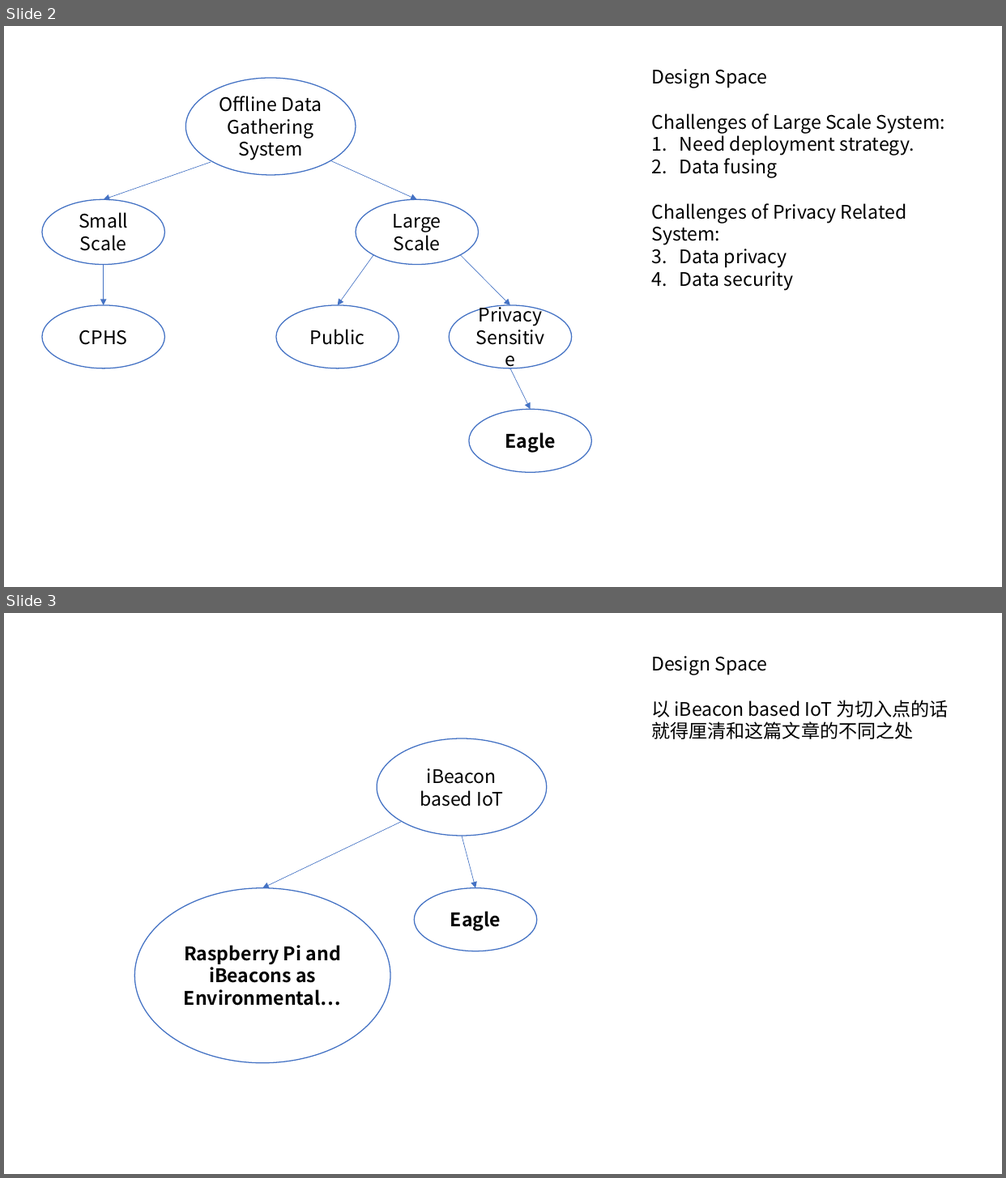
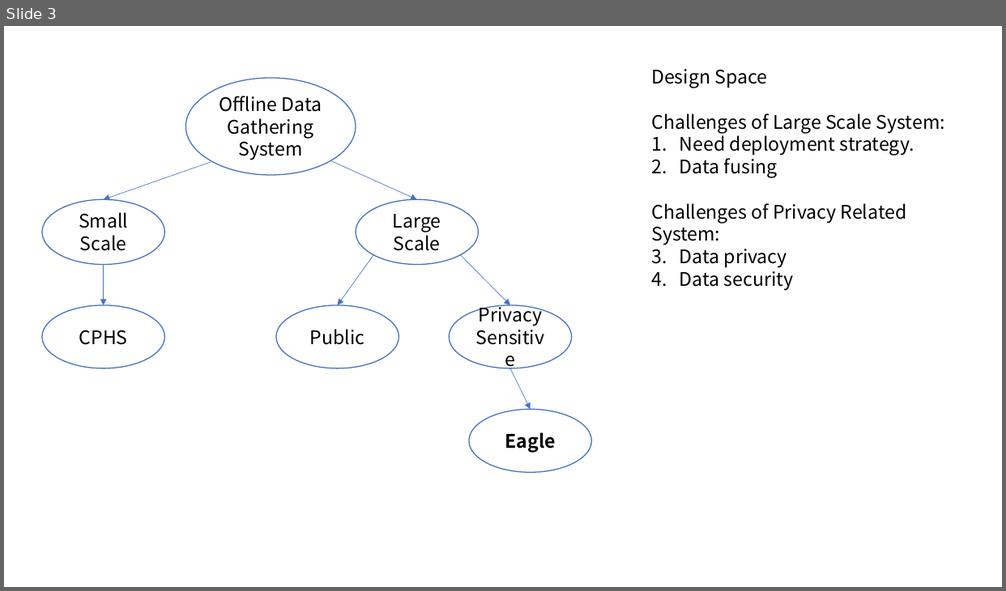
Before and after one commit to dymodi/dymodi.github.io, a slide deck: Research/Paper/Eagle/Figures.pptx. Shown one above the other, each under a label of ours: slides 2 and 3 before the commit, slide 3 after it. The pictures are 1006x1178 and 1006x591 pixels, drawn with LibreOffice and Linux fonts; fonts in the diff are those of the drawing. Boxes give left, top, right and bottom in pixels: in the first picture for what was removed or moved away, otherwise in the second. Text is boxed around its words. In the diff, an @@ line names an element or a change of style, - is before the commit and + after.

```diff
--- a/Research/Paper/Eagle/Figures.pptx
+++ b/Research/Paper/Eagle/Figures.pptx
@@ slide 3 removed at [4, 613, 1002, 1174], background #FFFFFF @@
@@ text removed at [651, 656, 948, 739] @@
-Design Space
-以 iBeacon based IoT 为切入点的话就得厘清和这篇文章的不同之处
@@ ellipse removed at [377, 739, 547, 836] @@
-iBeacon based IoT
@@ arrow removed from (402, 822) to (262, 888) @@
@@ arrow removed from (462, 836) to (475, 888) @@
@@ ellipse removed at [135, 888, 391, 1063] @@
-Raspberry Pi and iBeacons as Environmental…
@@ ellipse removed at [414, 888, 537, 952] @@
-Eagle
@@ what was slide 2 is now slide 3 @@
```
Also in this commit, not shown: 1 slide added, 1 other file.
